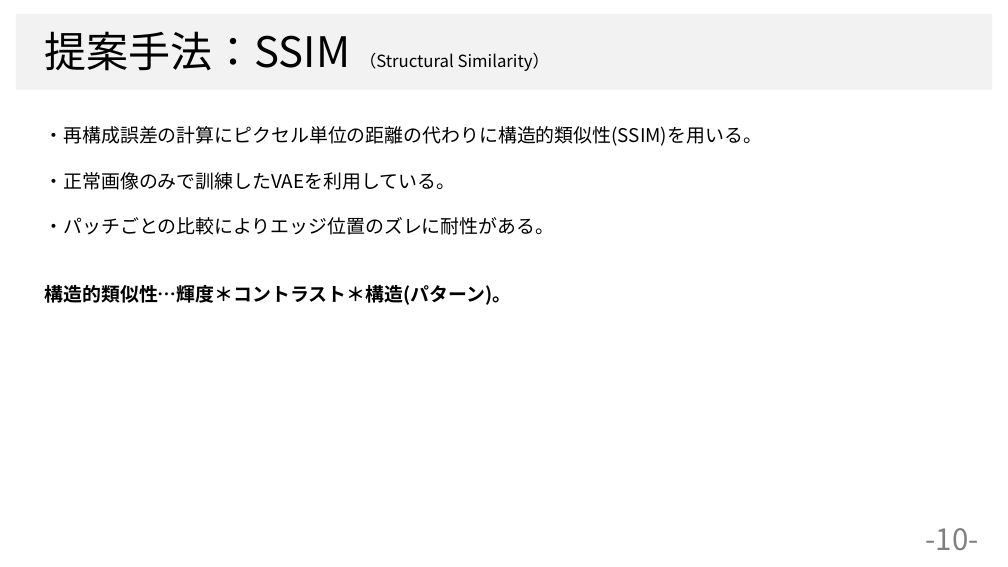
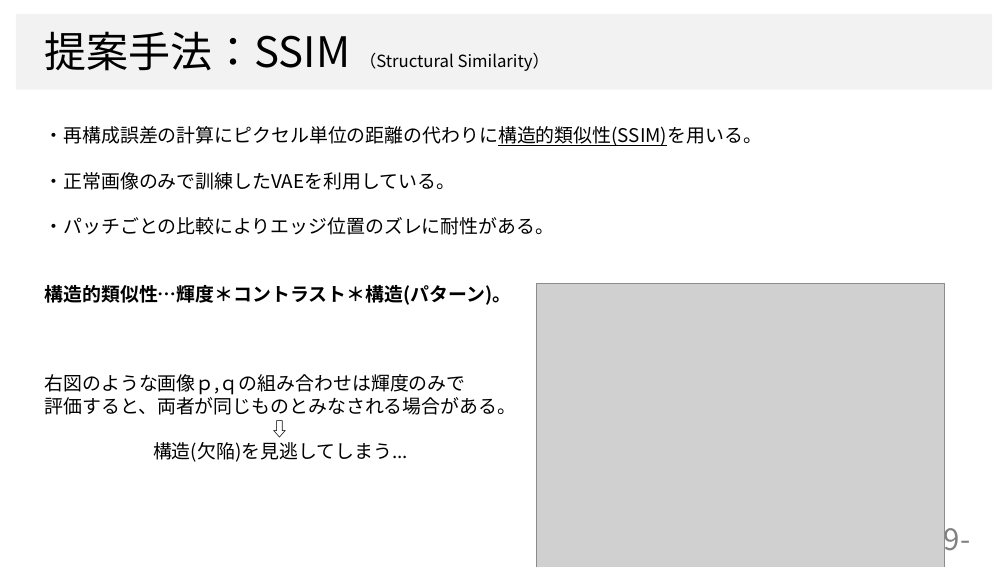
Before and after one commit to dhia-github/haselab-all, a slide deck: slide 9 of 発表資料/B4_上坂大樹_サーベイ大会資料.pptx (slide 10 before the commit). Drawn at 1008x567 pixels with LibreOffice and Linux fonts; fonts in the diff are those of the drawing; grey boxes stand for pictures; background and template pictures are left out. Boxes give left, top, right and bottom in pixels: in the first picture for what was removed or moved away, otherwise in the second. Text is boxed around its words. In the diff, an @@ line names an element or a change of style, - is before the commit and + after.

```diff
--- a/発表資料/B4_上坂大樹_サーベイ大会資料.pptx
+++ b/発表資料/B4_上坂大樹_サーベイ大会資料.pptx
@@ text at [45,126,762,146]: underline on in "・再構成誤差の計算にピクセル単位の距離の代わりに構造的類似性(SSIM)を用いる。" @@
@@ picture added at [536,284,944,567] @@
@@ text added at [45,374,517,462], 18 pt, text #000000 @@
+右図のような画像ｐ,ｑの組み合わせは輝度のみで
+評価すると、両者が同じものとみなされる場合がある。
+⇩
+構造(欠陥)を見逃してしまう...
@@ page number at [934,520,971,558]: text changed @@
--10-
+-9-
```
Also in this commit, not shown: 5 other slides changed, 1 slide added, 1 slide removed, 1 other file.
